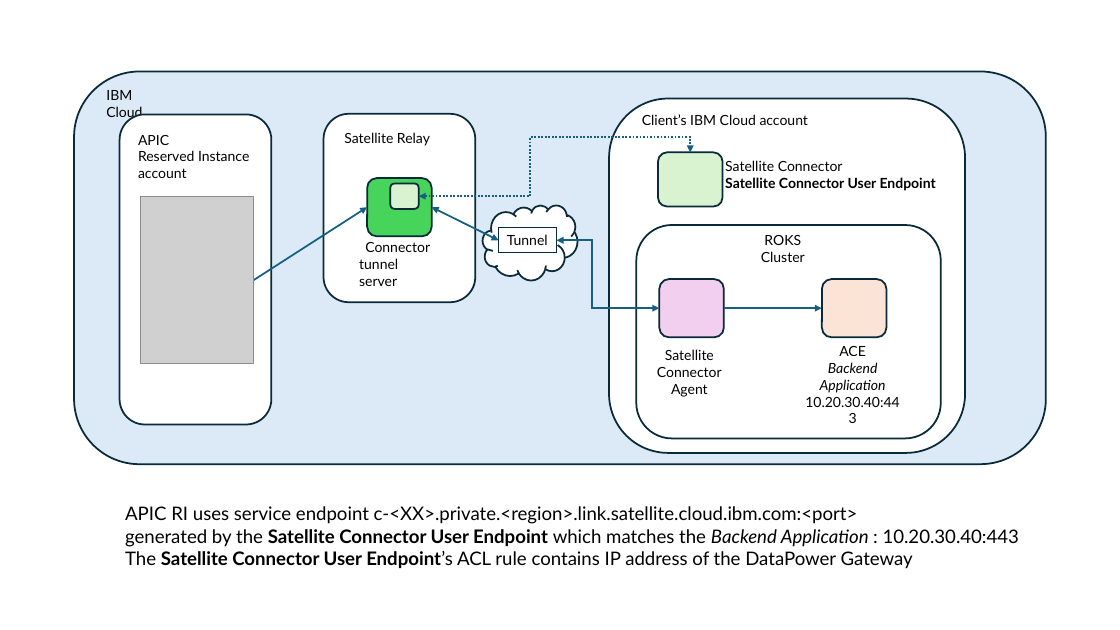
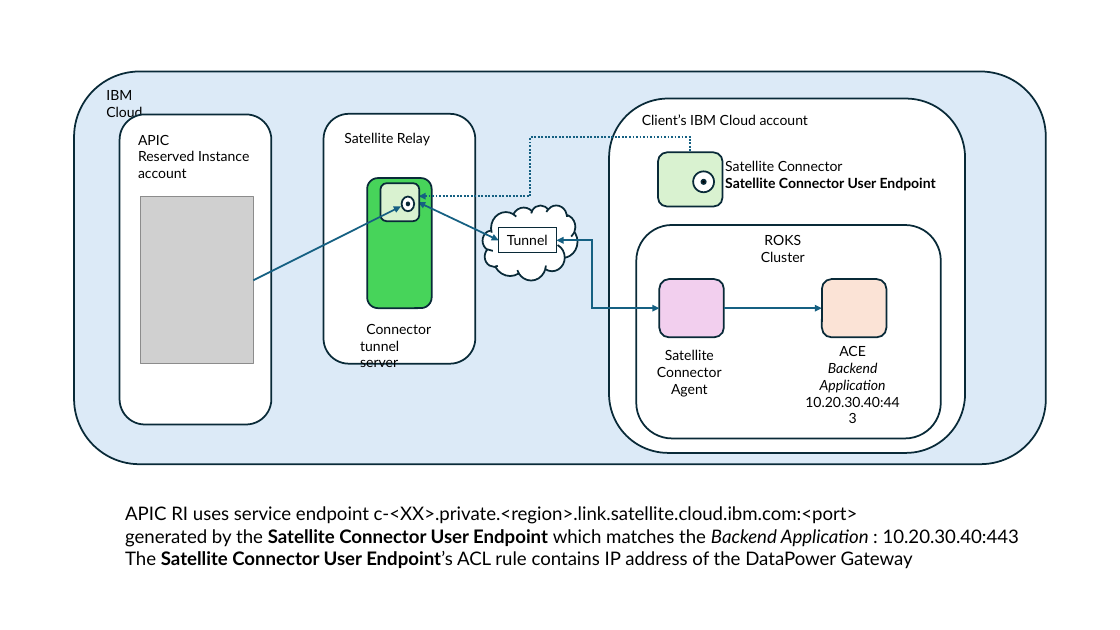
Before and after one commit to vannlam/ibmcloud, a slide deck: slide 14 of satellite/connector/src/slides.pptx. Drawn at 1120x630 pixels with LibreOffice and Linux fonts; fonts in the diff are those of the drawing; grey boxes stand for pictures. Boxes give left, top, right and bottom in pixels: in the first picture for what was removed or moved away, otherwise in the second. Text is boxed around its words. In the diff, an @@ line names an element or a change of style, - is before the commit and + after.

```diff
--- a/satellite/connector/src/slides.pptx
+++ b/satellite/connector/src/slides.pptx
@@ rounded rectangle: place and size @@
-rounded rectangle at box(323, 114, 476, 302)
+rounded rectangle at box(323, 114, 476, 364)
@@ elbow double arrow (419, 197) - (691, 152): elbow double arrow to elbow arrow @@
@@ rounded rectangle: place and size @@
-rounded rectangle at box(367, 178, 432, 236)
+rounded rectangle at box(367, 178, 432, 308)
@@ ellipse added at box(693, 171, 714, 192), fill #FFFFFF, outline #092A39 1.5 pt @@
@@ arrow moved from (254, 281) - (367, 208) to (254, 281) - (401, 207) @@
@@ rounded rectangle: place and size @@
-rounded rectangle at box(391, 183, 419, 208)
+rounded rectangle at box(381, 183, 419, 221)
@@ ellipse added at box(402, 197, 414, 212), fill #FFFFFF, outline #092A39 1.5 pt @@
@@ ellipse added at box(407, 202, 409, 206), fill #000000, outline #092A39 1.5 pt @@
@@ double arrow moved from (432, 208) - (499, 240) to (418, 202) - (499, 240) @@
@@ ellipse added at box(702, 180, 706, 184), fill #000000, outline #092A39 1.5 pt @@
@@ text "Connector": place and size @@
-text "Connector" at box(359, 242, 430, 286)
+text "Connector" at box(360, 324, 431, 367)
```
Also in this commit, not shown: 1 other file.
